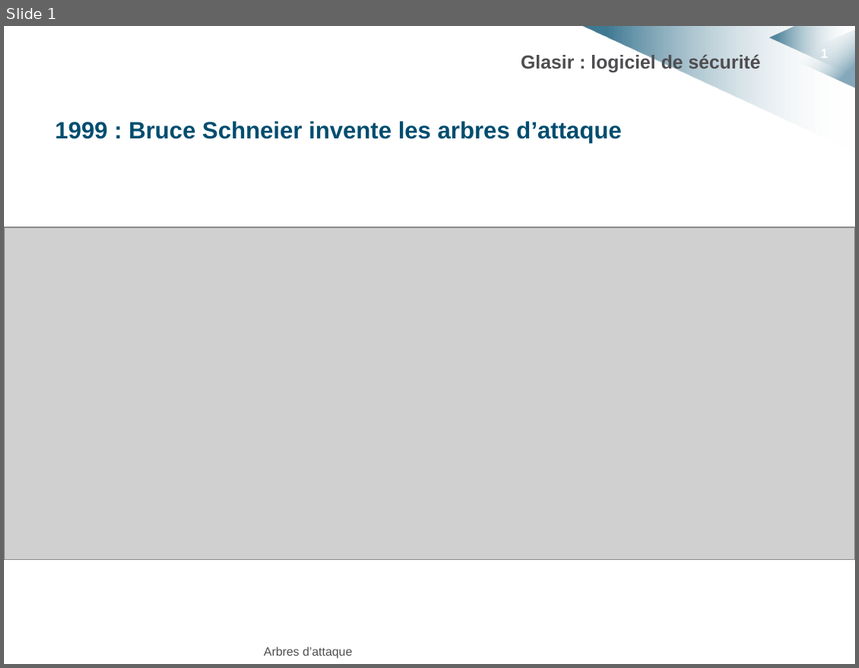
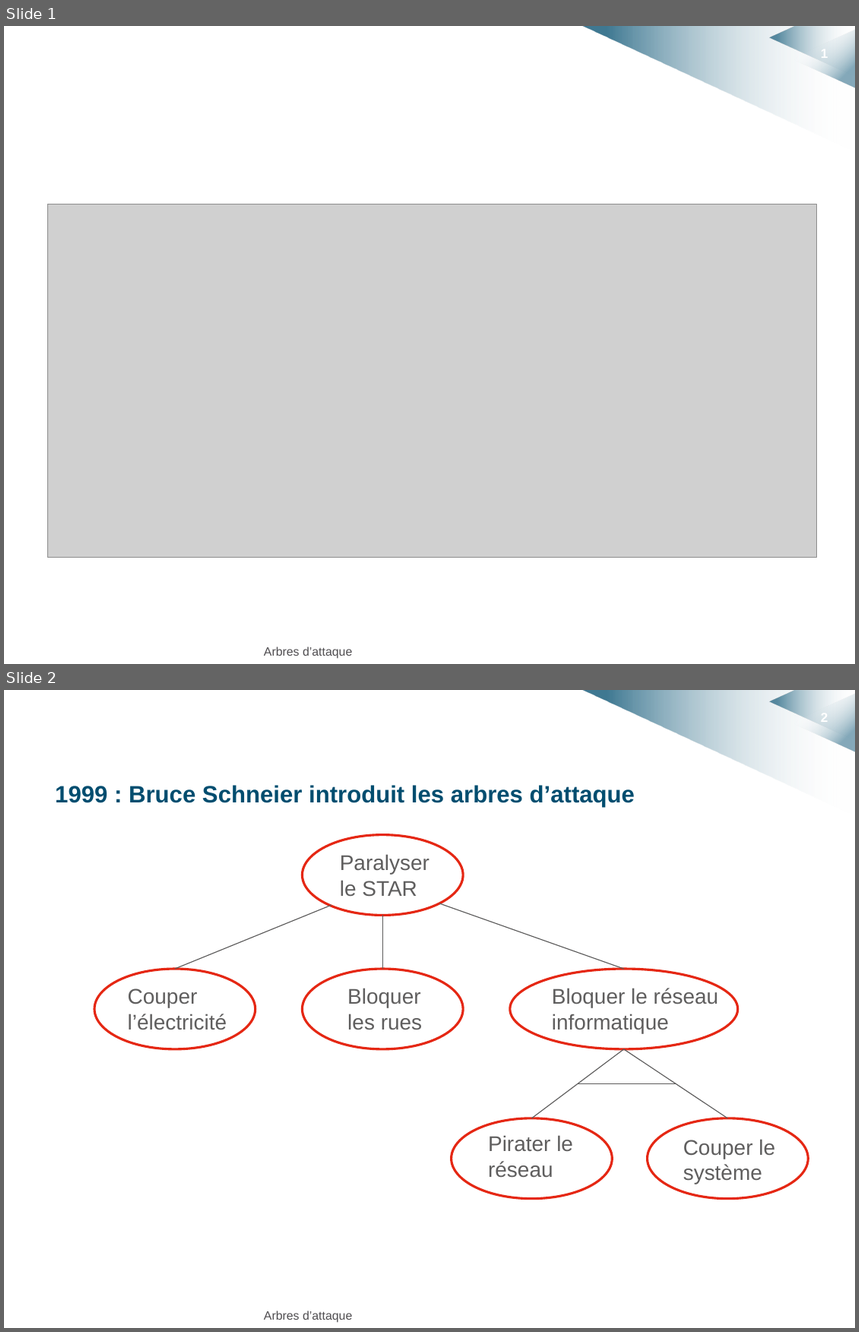
Before and after one commit to HKervadec/korrigolo, a slide deck: soutenances/projet_decembre/etat_art.pptx. Shown one above the other, each under a label of ours: slide 1 before the commit, slides 1 and 2 after it. The pictures are 859x668 and 859x1332 pixels, drawn with LibreOffice and Linux fonts; fonts in the diff are those of the drawing; grey boxes stand for pictures; background and template pictures are left out. Boxes give left, top, right and bottom in pixels: in the first picture for what was removed or moved away, otherwise in the second. Text is boxed around its words. In the diff, an @@ line names an element or a change of style, - is before the commit and + after.

```diff
--- a/soutenances/projet_decembre/etat_art.pptx
+++ b/soutenances/projet_decembre/etat_art.pptx
@@ slide 2 added at [4, 690, 855, 1328], background #FFFFFF; not listed: 4 template elements that a slide beside it also shows @@
@@ text added at [55, 785, 635, 807], 20 pt, text #004D6F, bold @@
+1999 : Bruce Schneier introduit les arbres d’attaque
@@ ellipse added at [302, 834, 463, 915], fill #FFFFFF, outline #E52713 2 pt @@
@@ text added at [340, 854, 430, 897], 18 pt, text #5F5E5E @@
+Paralyser le STAR
@@ line added from (332, 905) to (175, 969), #5D5C5C 0.75 pt @@
@@ line added from (382, 916) to (382, 969), #5D5C5C 0.75 pt @@
@@ line added from (439, 904) to (623, 969), #5D5C5C 0.75 pt @@
@@ ellipse added at [94, 969, 255, 1049], fill #FFFFFF, outline #E52713 2 pt @@
@@ ellipse added at [302, 969, 463, 1049], fill #FFFFFF, outline #E52713 2 pt @@
@@ ellipse added at [509, 969, 737, 1049], fill #FFFFFF, outline #E52713 2 pt @@
@@ text added at [128, 989, 227, 1030], 18 pt, text #5F5E5E @@
+Couper l’électricité
@@ text added at [348, 988, 422, 1030], 18 pt, text #5F5E5E @@
+Bloquer les rues
@@ text added at [552, 988, 719, 1034], 18 pt, text #5F5E5E @@
+Bloquer le réseau informatique
@@ line added from (623, 1049) to (531, 1118), #5D5C5C 0.75 pt @@
@@ line added from (623, 1049) to (728, 1118), #5D5C5C 0.75 pt @@
@@ line added from (578, 1084) to (676, 1084), #5D5C5C 0.75 pt @@
@@ ellipse added at [452, 1118, 613, 1198], fill #FFFFFF, outline #E52713 2 pt @@
@@ ellipse added at [648, 1118, 808, 1198], fill #FFFFFF, outline #E52713 2 pt @@
@@ text added at [488, 1135, 573, 1178], 18 pt, text #5F5E5E @@
+Pirater le réseau
@@ text added at [683, 1139, 775, 1185], 18 pt, text #5F5E5E @@
+Couper le système
@@ text added at [264, 1311, 352, 1323], 10.2 pt, text #4F4D50 @@
+Arbres d’attaque
@@ slide 1 changed as well @@
@@ title removed at [521, 53, 761, 73] @@
-Glasir : logiciel de sécurité
@@ text removed at [55, 121, 621, 143] @@
-1999 : Bruce Schneier invente les arbres d’attaque
@@ picture: place and size @@
-picture at [4, 227, 855, 560]
+picture at [47, 205, 816, 558]
```
Also in this commit, not shown: 1 other slide added, 1 slide removed.
